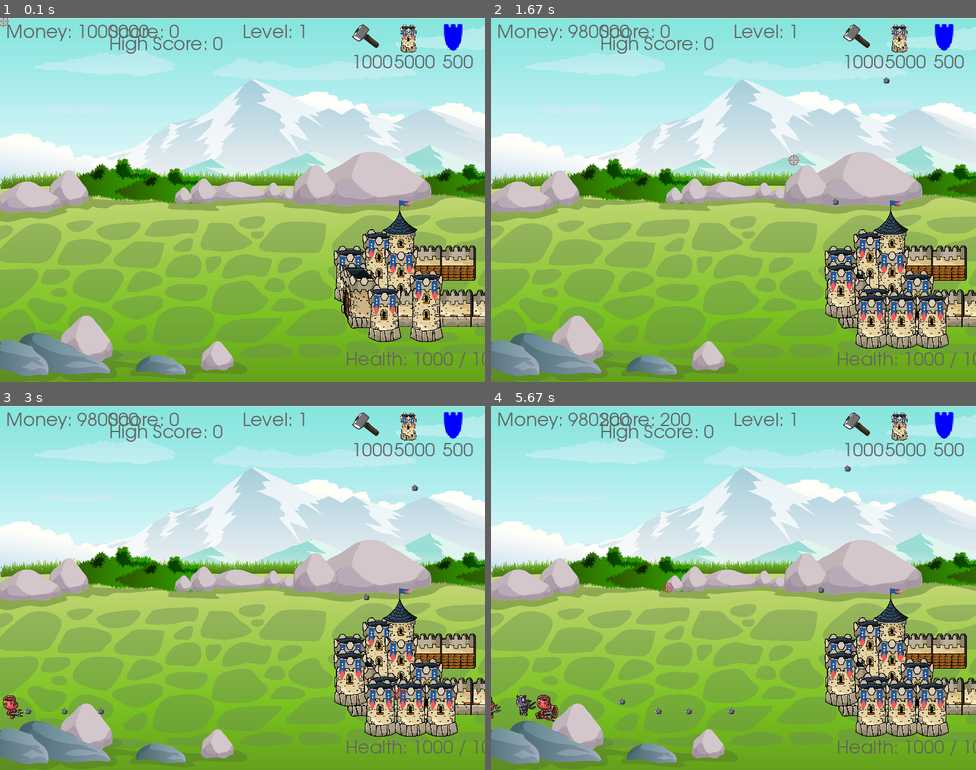
Above: before the commit, frames 1-4 (two rows, left to right).
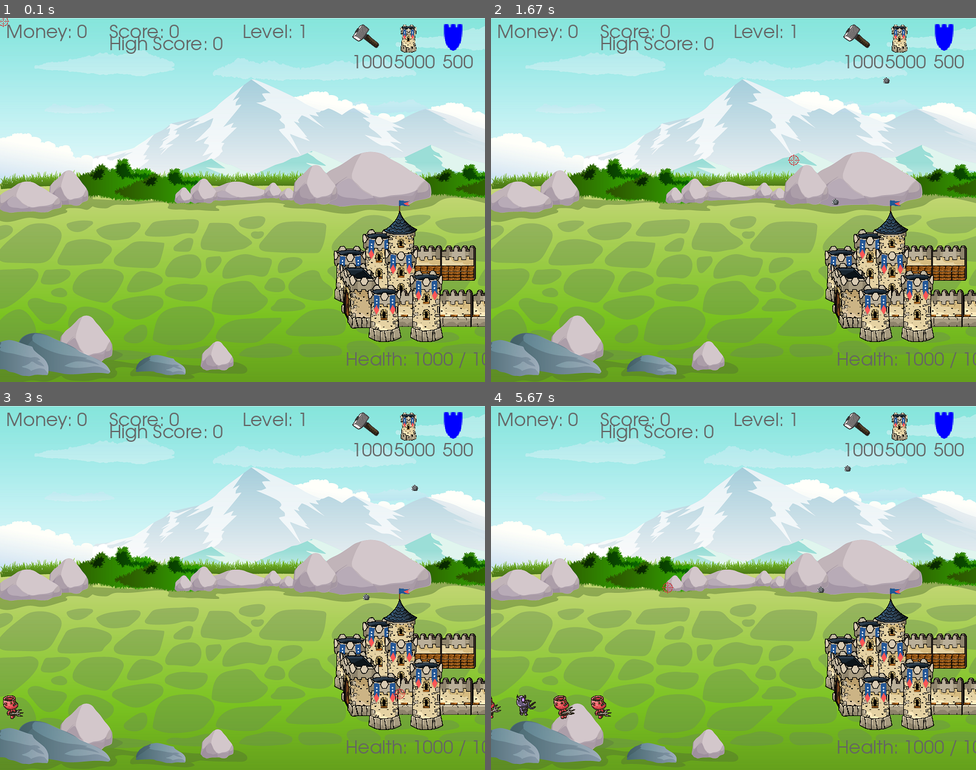
Above: after the commit, the same moments.

Repository: cfeliciano7792/Pygame_Castle_Rush
Game: pygame game, started from main.py
The game is run twice, just before and just after one commit, with the same random seed, the same clock (stepped at 60 frames per second) and the same inputs.
Inputs (mouse positions are in pixels of both pictures, inside the frame that each line leads up to):
- Up to frame 1 (0.1 s): no input
- Up to frame 2 (1.67 s): click (854, 36) at 0.38 s; press the mouse at (854, 36) at 0.7 s; move the mouse to (796, 61) at 0.8 s; release the mouse at (738, 87) at 0.93 s; press the mouse at (898, 39) at 1.03 s; move the mouse to (874, 105) at 1.13 s; release the mouse at (849, 170) at 1.27 s; press the mouse at (898, 39) at 1.37 s; move the mouse to (845, 98) at 1.47 s; release the mouse at (791, 159) at 1.6 s
- Up to frame 3 (3 s): click (451, 424) at 1.72 s; press the mouse at (451, 424) at 2.03 s; move the mouse to (344, 569) at 2.13 s; release the mouse at (232, 715) at 2.27 s; press the mouse at (363, 424) at 2.37 s; move the mouse to (378, 547) at 2.47 s; release the mouse at (397, 671) at 2.6 s; press the mouse at (363, 424) at 2.7 s; move the mouse to (383, 558) at 2.8 s; release the mouse at (397, 693) at 2.93 s
- Up to frame 4 (5.67 s): press the mouse at (854, 424) at 3.03 s; move the mouse to (709, 482) at 3.13 s; release the mouse at (563, 540) at 3.27 s; press the mouse at (854, 424) at 3.37 s; move the mouse to (791, 446) at 3.47 s; release the mouse at (723, 464) at 3.6 s; press the mouse at (854, 424) at 3.7 s; move the mouse to (709, 446) at 3.8 s; release the mouse at (563, 471) at 3.93 s; press the mouse at (898, 427) at 4.03 s; move the mouse to (820, 533) at 4.13 s; release the mouse at (743, 642) at 4.27 s; press the mouse at (942, 424) at 4.37 s; move the mouse to (859, 504) at 4.47 s; release the mouse at (777, 584) at 4.6 s; press the mouse at (942, 424) at 4.7 s; move the mouse to (922, 486) at 4.8 s; release the mouse at (903, 551) at 4.93 s; press the mouse at (942, 424) at 5.03 s; move the mouse to (830, 555) at 5.13 s; release the mouse at (718, 686) at 5.27 s; press the mouse at (942, 424) at 5.37 s; move the mouse to (806, 507) at 5.47 s; release the mouse at (665, 588) at 5.6 s

The runs differ from the first frame. In frame 1, 0.2% of the frame differs, in the area x 16-31%, y 1-6%; in frame 2, 3.4%; in frame 3, 3.5%; in frame 4, 4.1%, in the area x 9-95%, y 1-91%.

Commit message:
Added game over mechanic + bug fixes

Diff:
--- a/button.py
+++ b/button.py
@@ -9,7 +9,7 @@
         self.image = pygame.transform.scale(image, (int(width * scale), int(height * scale)))
         self.rect = self.image.get_rect()
         self.rect.topleft = (x, y)
-        self.clicked = False
+        self.click = False
 
     def draw(self, surface):
         action = False
@@ -18,7 +18,7 @@
 
         # check mouseover and clicked conditions
         if self.rect.collidepoint(pos):
-            if pygame.mouse.get_pressed()[0] == 1 and self.clicked == False:
+            if pygame.mouse.get_pressed()[0] == 1 and self.click == False:
                 self.click = True
                 action = True
 
--- a/main.py
+++ b/main.py
@@ -2,6 +2,7 @@
 import pygame
 import math
 import random
+import os
 from enemy import Enemy
 import button
 
@@ -39,6 +40,11 @@
     [SCREEN_WIDTH - 100, SCREEN_HEIGHT - 150],
 ]
 
+# load high score
+if os.path.exists('score.txt'):
+    with open('score.txt', 'r') as file:
+        high_score = int(file.read())
+
 # define colors
 WHITE = (255, 255, 255)
 GREY = (100, 100, 100)
@@ -116,7 +122,7 @@
         self.health = 1000
         self.max_health = self.health
         self.fired = False
-        self.money = 1000000
+        self.money = 0
         self.score = 0
 
         width = castle_full_health.get_width()
@@ -274,86 +280,120 @@
 
 # game loop
 run = True
+tower_added = False
 while run:
 
     clock.tick(FPS)
-
-    screen.blit(back_ground, (0, 0))
-
-    # draw castle
-    castle.draw()
-    castle.shoot()
-    # draw towers
-    tower_group.draw(screen)
-    tower_group.update(enemy_group)
-
-    # draw crosshair
-    crosshair.draw()
-
-    # draw bullets
-    bullet_group.update()
-    bullet_group.draw(screen)
-
-    # draw enemy
-    enemy_group.update(screen, castle, bullet_group)
-
-    # show player stats
-    show_info()
-
-    # draw buttons
-    if repair_button.draw(screen):
-        castle.repair()
-    if tower_button.draw(screen):
-        # check if there is enough money for tower
-        if castle.money >= TOWER_COST and len(tower_group) < max_towers:  # limit on how many towers a player can build
-            tower = Tower(
-                tower_full_health,
-                tower_half_health,
-                tower_quarter_health,
-                tower_positions[len(tower_group)][0],  # checks to see how many towers are placed so game knows
-                tower_positions[len(tower_group)][1],  # where the next tower should be built
-                0.2
-            )
-            tower_group.add(tower)
-            castle.money -= TOWER_COST
-    if armor_button.draw(screen):
-        castle.repair()
-
-    # create enemies
-    # check if max number of enemies have been reached
-    if level_difficulty < target_difficulty:
-        if pygame.time.get_ticks() - last_enemy > ENEMY_TIMER:
-            # creating enemies
-            e = random.randint(0, len(enemy_types) - 1)
-            enemy = Enemy(enemy_health[e], enemy_animations[e], -100, SCREEN_HEIGHT - 100, 1)
-            enemy_group.add(enemy)
-            # reset enemy timer
+    if not game_over:
+
+        screen.blit(back_ground, (0, 0))
+
+        # draw castle
+        castle.draw()
+        castle.shoot()
+        # draw towers
+        tower_group.draw(screen)
+        tower_group.update(enemy_group)
+
+        # draw crosshair
+        crosshair.draw()
+
+        # draw bullets
+        bullet_group.update()
+        bullet_group.draw(screen)
+
+        # draw enemy
+        enemy_group.update(screen, castle, bullet_group)
+
+        # show player stats
+        show_info()
+
+        # draw buttons
+        if repair_button.draw(screen):
+            castle.repair()
+        if tower_button.draw(screen):
+            # check if there is enough money for tower
+            if castle.money >= TOWER_COST and len(
+                    tower_group) < max_towers:  # limit on how many towers a player can build
+                tower = Tower(
+                    tower_full_health,
+                    tower_half_health,
+                    tower_quarter_health,
+                    tower_positions[len(tower_group)][0],  # checks to see how many towers are placed so game knows
+                    tower_positions[len(tower_group)][1],  # where the next tower should be built
+                    0.2
+                )
+                tower_group.add(tower)
+                castle.money -= TOWER_COST
+                tower_added = True
+        if armor_button.draw(screen):
+            castle.armor()
+
+        # create enemies
+        # check if max number of enemies have been reached
+        if level_difficulty < target_difficulty:
+            if pygame.time.get_ticks() - last_enemy > ENEMY_TIMER:
+                # creating enemies
+                e = random.randint(0, len(enemy_types) - 1)
+                enemy = Enemy(enemy_health[e], enemy_animations[e], -100, SCREEN_HEIGHT - 100, 1)
+                enemy_group.add(enemy)
+                # reset enemy timer
+                last_enemy = pygame.time.get_ticks()
+                # increase level difficulty by enemy health
+                level_difficulty += enemy_health[e]
+
+        # check if all enemies have been created
+        if level_difficulty >= target_difficulty:
+            # check how many enemies are still alive
+            enemies_alive = 0
+            for e in enemy_group:
+                if e.alive:
+                    enemies_alive += 1
+            # if no more enemies alive then level complete
+            if enemies_alive == 0 and next_level == False:
+                next_level = True
+                level_reset_time = pygame.time.get_ticks()
+
+        # move to next level
+        if next_level:
+            draw_text('LEVEL COMPLETE', font60, WHITE, 200, 300)
+            # update high score
+            if castle.score > high_score:
+                high_score = castle.score
+                with open('score.txt', 'w') as file:
+                    file.write(str(high_score))
+            if pygame.time.get_ticks() - level_reset_time > 1500:
+                next_level = False
+                level += 1
+                last_enemy = pygame.time.get_ticks()
+                target_difficulty *= DIFFICULTY_MULTIPLIER
+                level_difficulty = 0
+                enemy_group.empty()
+
+        # check game over
+        if castle.health <= 0:
+            game_over = True
+
+    else:
+        draw_text("GAME OVER!", font, GREY, 300, 300)
+        draw_text("Press 'SPACE' TO PLAY AGAIN!", font, GREY, 250, 360)
+        pygame.mouse.set_visible(True)
+        key = pygame.key.get_pressed()
+        if key[pygame.K_SPACE]:
+            # reset variables
+            game_over = False
+            level = 1
+            target_difficulty = 1000
+            level_difficulty = 0
             last_enemy = pygame.time.get_ticks()
-            # increase level difficulty by enemy health
-            level_difficulty += enemy_health[e]
-
-    # check if all enemies have been created
-    if level_difficulty >= target_difficulty:
-        # check how many enemies are still alive
-        enemies_alive = 0
-        for e in enemy_group:
-            if e.alive:
-                enemies_alive += 1
-        # if no more enemies alive then level complete
-        if enemies_alive == 0 and next_level == False:
-            next_level = True
-            level_reset_time = pygame.time.get_ticks()
-
-    # move to next level
-    if next_level:
-        draw_text('LEVEL COMPLETE', font60, WHITE, 200, 300)
-        if pygame.time.get_ticks() - level_reset_time > 1500:
-            next_level = False
-            level += 1
-            last_enemy = pygame.time.get_ticks()
-            target_difficulty *= DIFFICULTY_MULTIPLIER
-            level_difficulty = 0
             enemy_group.empty()
+            tower_group.empty()
+            castle.score = 0
+            castle.health = 1000
+            castle.money = 0
+            pygame.mouse.set_visible(False)
+
+
 
     # event handler
     for event in pygame.event.get():
